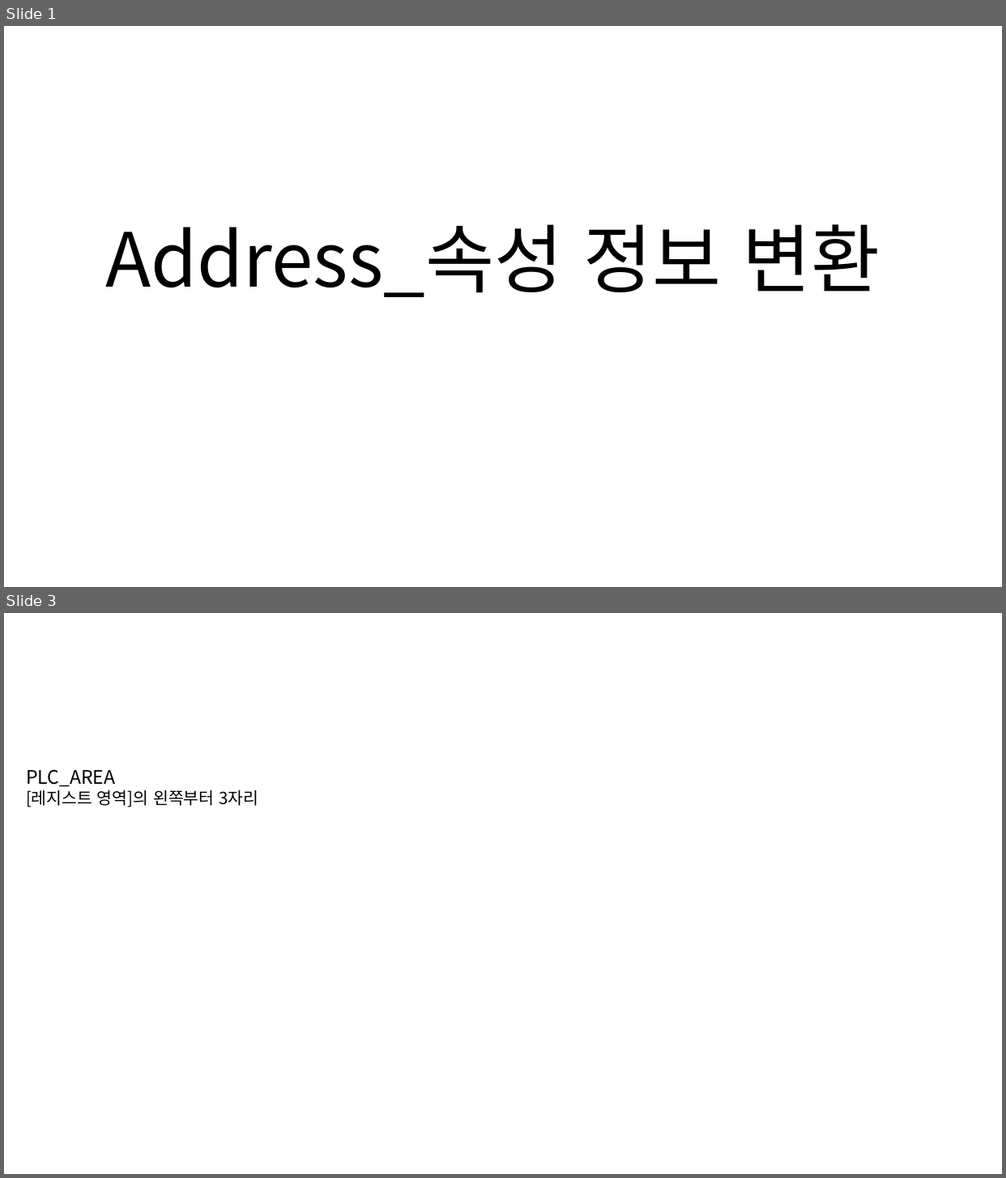
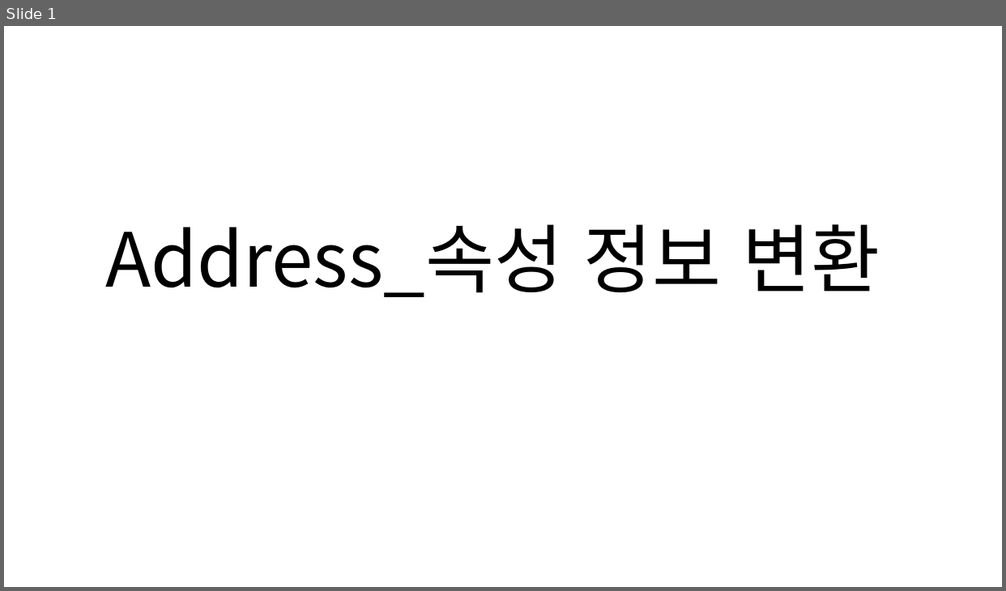
Before and after one commit to ktw09876/Python, a slide deck: Nori_tool_address/Nori_tool_flowchart/Addr_속성정보 변환.pptx. Shown one above the other, each under a label of ours: slides 1 and 3 before the commit, slide 1 after it; the slides between them are not shown. The pictures are 1006x1178 and 1006x591 pixels, drawn with LibreOffice and Linux fonts; fonts in the diff are those of the drawing. Boxes give left, top, right and bottom in pixels: in the first picture for what was removed or moved away, otherwise in the second. Text is boxed around its words. In the diff, an @@ line names an element or a change of style, - is before the commit and + after.

```diff
--- a/Nori_tool_address/Nori_tool_flowchart/Addr_속성정보 변환.pptx
+++ b/Nori_tool_address/Nori_tool_flowchart/Addr_속성정보 변환.pptx
@@ slide 3 removed at (4,613,1002,1174), background #FFFFFF @@
@@ text removed at (26,769,258,807) @@
-PLC_AREA
-[레지스트 영역]의 왼쪽부터 3자리
```
Also in this commit, not shown: 1 slide changed, 1 slide added, 1 other slide removed.
